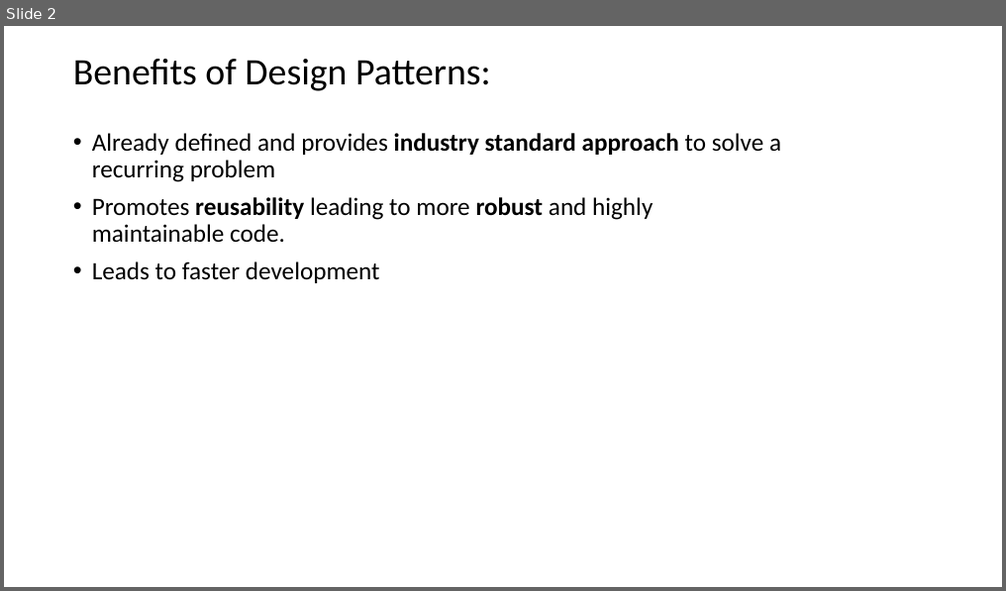
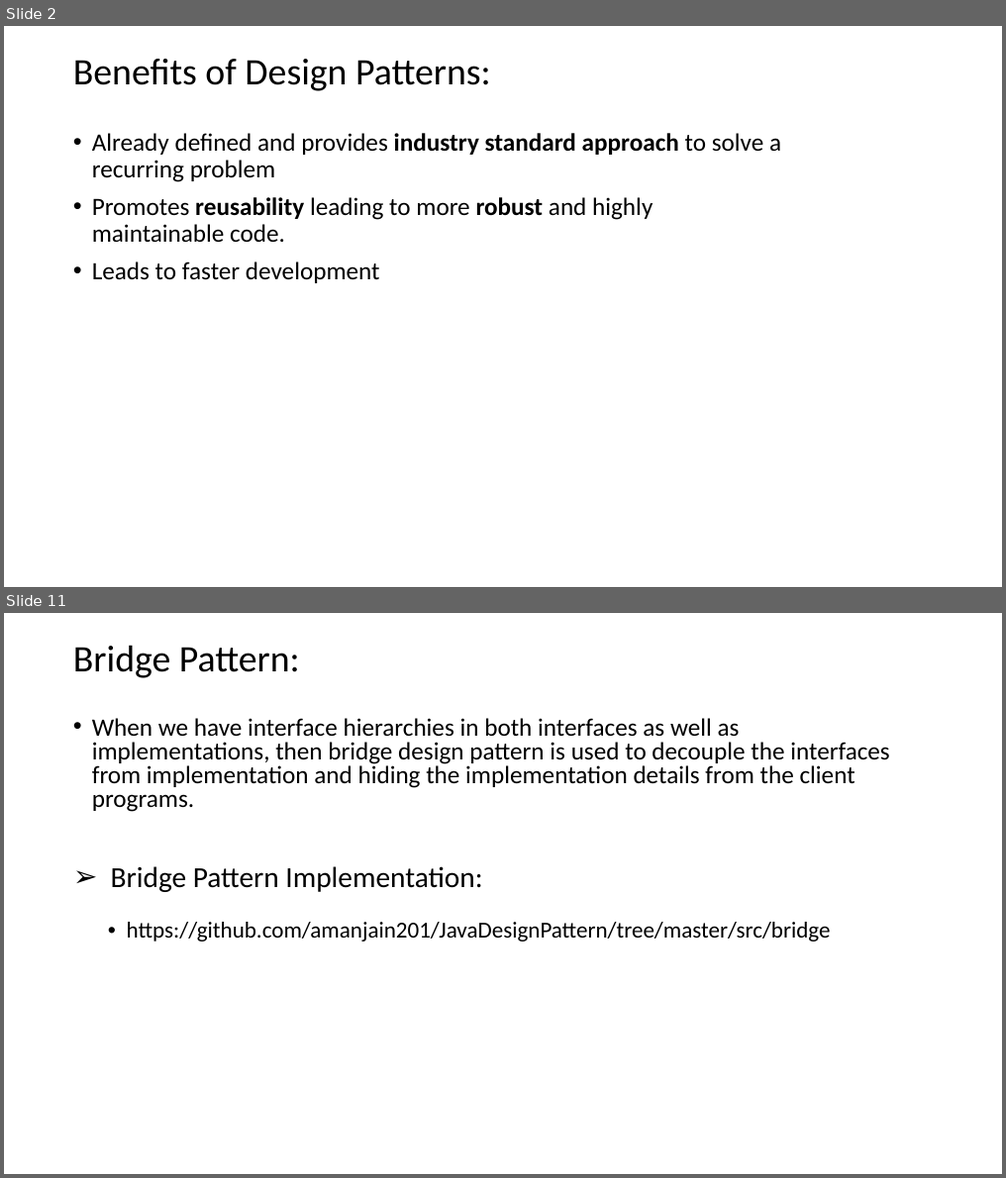
Before and after one commit to amanjain201/JavaDesignPattern, a slide deck: DesignPatterns.pptx. Shown one above the other, each under a label of ours: slide 2 before the commit, slides 2 and 11 after it; the slides between them are not shown. The pictures are 1006x591 and 1006x1178 pixels, drawn with LibreOffice and Linux fonts; fonts in the diff are those of the drawing. Boxes give left, top, right and bottom in pixels: in the first picture for what was removed or moved away, otherwise in the second. Text is boxed around its words. In the diff, an @@ line names an element or a change of style, - is before the commit and + after.

```diff
--- a/DesignPatterns.pptx
+++ b/DesignPatterns.pptx
@@ slide 11 added at (4, 613, 1002, 1174), background #FFFFFF @@
@@ title added at (73, 645, 300, 678), 36 pt, text #000000 @@
+Bridge Pattern:
@@ text added at (92, 718, 890, 812), 24 pt, text #000000 @@
+• When we have interface hierarchies in both interfaces as well as implementations, then bridge design pattern is used to decouple the interfaces from implementation and hiding the implementation details from the client programs.
@@ text added at (111, 866, 482, 892), 28 pt, text #000000 @@
+➢ Bridge Pattern Implementation:
@@ text added at (127, 922, 831, 942), 22 pt, text #000000 @@
+• https://github.com/amanjain201/JavaDesignPattern/tree/master/src/bridge
```
Also in this commit, not shown: 2 slides changed, 10 other slides added, 1 slide removed, 2 other files.
